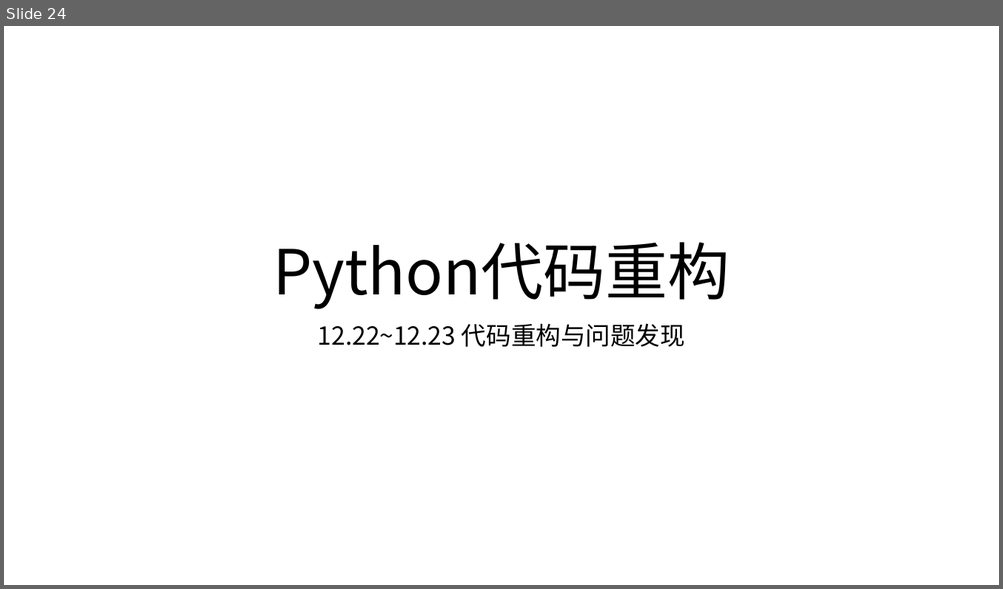
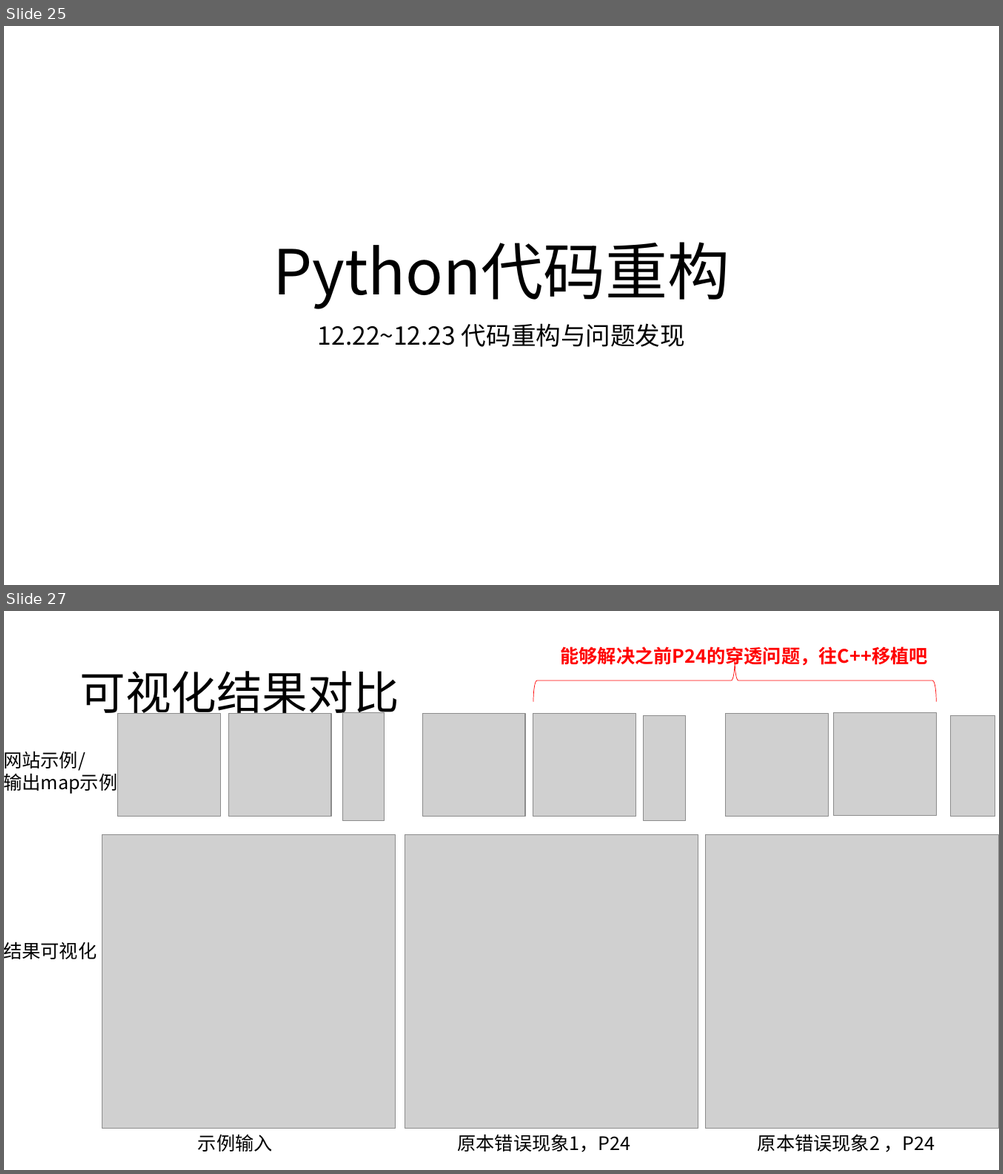
Before and after one commit to HuangDDU/hzy_algorithm, a slide deck: huawei/日志记录.pptx. Shown one above the other, each under a label of ours: slide 24 before the commit, slides 25 and 27 after it; the slides between them are not shown. The pictures are 1003x589 and 1003x1174 pixels, drawn with LibreOffice and Linux fonts; fonts in the diff are those of the drawing; grey boxes stand for pictures. Boxes give left, top, right and bottom in pixels: in the first picture for what was removed or moved away, otherwise in the second. Text is boxed around its words. In the diff, an @@ line names an element or a change of style, - is before the commit and + after.

```diff
--- a/huawei/日志记录.pptx
+++ b/huawei/日志记录.pptx
@@ slide 27 added at (4,611,999,1170), background #FFFFFF @@
@@ text added at (560,647,928,667), 18 pt, text #FF0000, bold @@
+能够解决之前P24的穿透问题，往C++移植吧
@@ title added at (79,671,398,721), 44 pt, text #000000 @@
+可视化结果对比
@@ right brace added at (533,659,936,702), outline #FF0000 0.5 pt @@
@@ group added at (4,713,999,1129): 12 pictures, 2 texts @@
+网站示例/
+输出map示例
+结果可视化
@@ text added at (198,1135,273,1152), 18 pt, text #000000 @@
+示例输入
@@ text added at (457,1134,630,1153), 18 pt, text #000000 @@
+原本错误现象1，P24
@@ text added at (757,1134,935,1153), 18 pt, text #000000 @@
+原本错误现象2 ，P24
@@ what was slide 24 is now slide 25 @@
```
Also in this commit, not shown: 1 slide changed, 2 other slides added, 1 slide removed, 13 other files.
